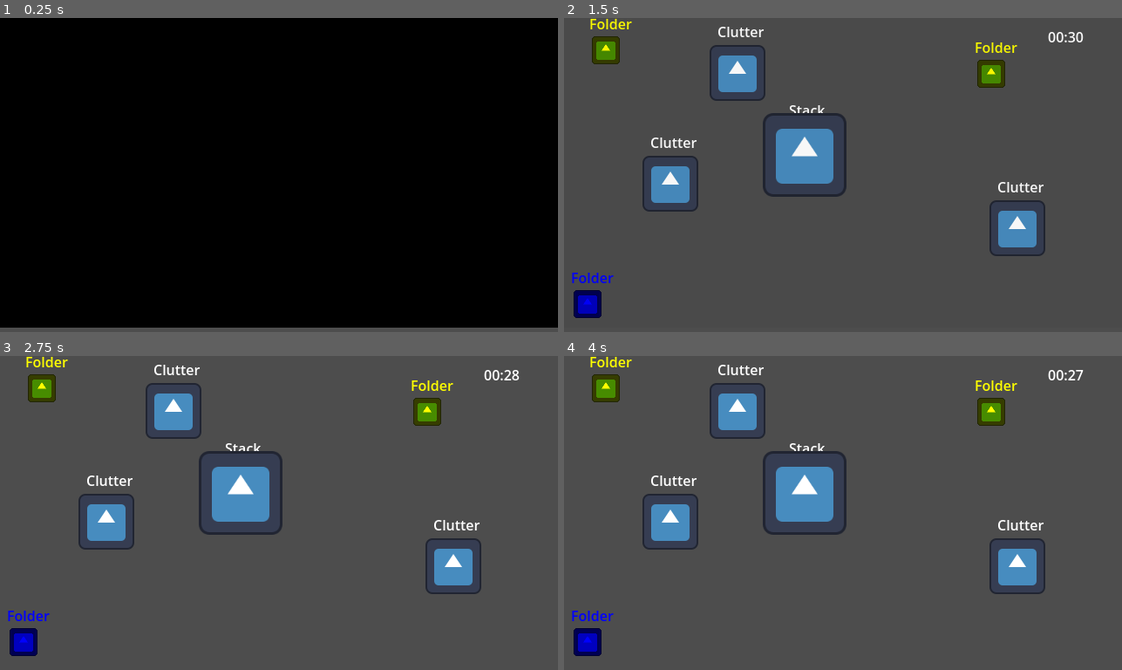
Above: before the commit, frames 1-4 (two rows, left to right).
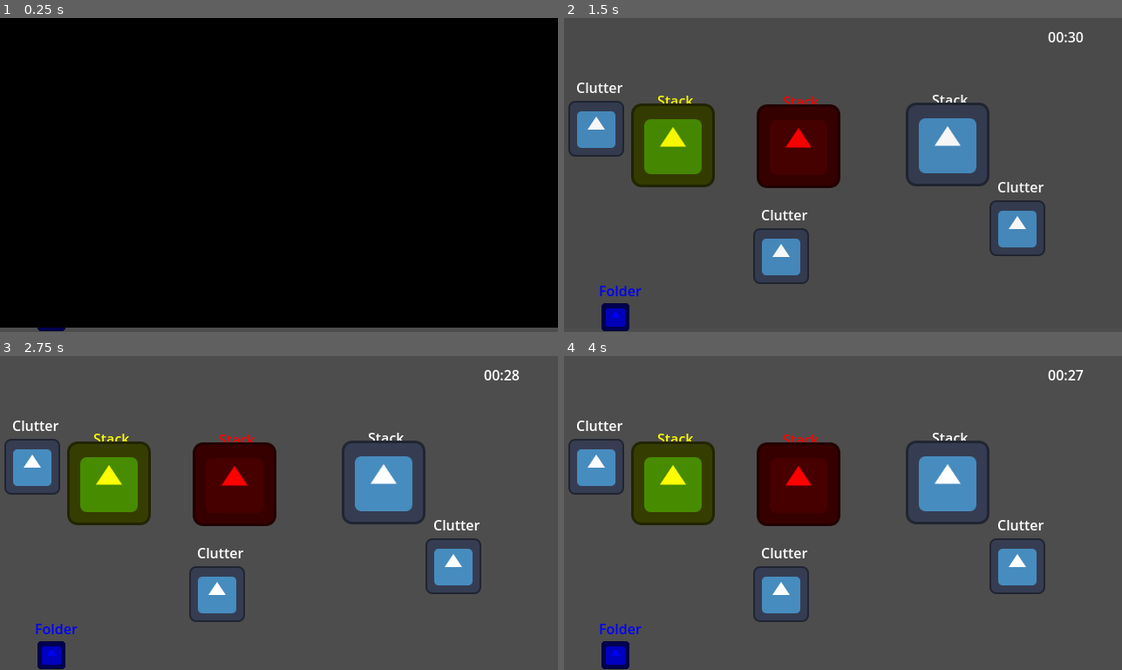
Above: after the commit, the same moments.

Repository: milk9111/godot-wild-jam-79
Game: Godot game, scene res://game.tscn
Same seed, same stepped clock (60 frames per second), same inputs: the game is played once before the commit and once after it. The engine's default icon, where the game draws it, is replaced by a stand-in: a white triangle on a blue panel in a dark square.
Inputs (mouse positions are in pixels of both pictures, inside the frame that each line leads up to):
- Up to frame 1 (0.25 s): no input
- Up to frame 2 (1.5 s): tap Enter at 0.5 s; move the mouse to (965, 159) at 0.52 s; move the mouse to (731, 190) at 1.27 s
- Up to frame 3 (2.75 s): tap Space (debug_nudged_obstacle) at 2 s; move the mouse to (334, 443) at 2.02 s
- Up to frame 4 (4 s): move the mouse to (815, 575) at 2.77 s; tap Enter at 3.5 s; move the mouse to (1010, 560) at 3.52 s

The runs differ from the first frame. In frame 1, less than 0.1% of the frame differs, in the area x 6-12%, y 98-100%; in frame 2, 17%; in frame 3, 17%, in the area x 0-82%, y 0-100%; in frame 4, 17%.

Commit message:
placed day_one.tcsn in game manager

Diff:
--- a/clickable_object.gd
+++ b/clickable_object.gd
@@ -22,8 +22,8 @@
 @onready var sfx = $SFX
 @onready var detect_area = $DetectArea
 
-var select_sfx: AudioStreamRandomizer = preload("res://Resources/select_sfx.tres")
-var drop_sfx: AudioStreamRandomizer = preload("res://Resources/drop_sfx.tres")
+var select_sfx: AudioStreamRandomizer = load("res://Resources/select_sfx.tres")
+var drop_sfx: AudioStreamRandomizer = load("res://Resources/drop_sfx.tres")
 var state:State = State.SPAWNED
 var stack_entered:bool = false
 var move_tween:Tween
@@ -64,7 +64,7 @@
 	move_tween.tween_property(self, "global_position", target_pos, SPEED)
 
 
-func _unhandled_input(event):
+func _input(event):
 	if state == State.SPAWNED or state == State.DROPPED:
 		target_pos = get_global_mouse_position()
 		if global_position.distance_to(target_pos) < CLICK_THRESHOLD:
--- a/clutter.gd
+++ b/clutter.gd
@@ -29,4 +29,5 @@
 
 func _on_sfx_timer_timeout():
 	sound_playing = false
+	print("object nudged!")
 	EventBus.nudged_obstacle.emit()
--- a/game.tscn
+++ b/game.tscn
@@ -3,7 +3,7 @@
 [ext_resource type="PackedScene" uid="uid://wa1i5183d2r0" path="res://day_manager.tscn" id="1_80nbo"]
 [ext_resource type="Script" uid="uid://cy61n3qf3jchw" path="res://game.gd" id="1_e2o6t"]
 [ext_resource type="PackedScene" uid="uid://3e5vl55s2u0u" path="res://day_transition.tscn" id="3_feb5d"]
-[ext_resource type="PackedScene" uid="uid://b1cwaxiqtjia3" path="res://test_interact.tscn" id="3_ryrav"]
+[ext_resource type="PackedScene" uid="uid://cch5mqtgi0eh" path="res://day_one.tscn" id="3_vef74"]
 [ext_resource type="PackedScene" uid="uid://df0lpevlmgut" path="res://mouse_tester.tscn" id="4_eow3j"]
 [ext_resource type="PackedScene" uid="uid://cwy2xecp5qanl" path="res://score_manager.tscn" id="4_fc0e3"]
 [ext_resource type="PackedScene" uid="uid://dbbi0x8rvdvdc" path="res://global.tscn" id="5_7jktm"]
@@ -17,7 +17,7 @@
 [node name="DayManager" parent="." instance=ExtResource("1_80nbo")]
 process_mode = 1
 position = Vector2(556, 13)
-days = Array[PackedScene]([ExtResource("3_ryrav"), ExtResource("5_j5wjh"), ExtResource("4_eow3j")])
+days = Array[PackedScene]([ExtResource("3_vef74"), ExtResource("5_j5wjh"), ExtResource("4_eow3j")])
 
 [node name="DayHolder" type="Node" parent="."]
 
Not shown: 1 places in stack.tscn that only renumber resources
